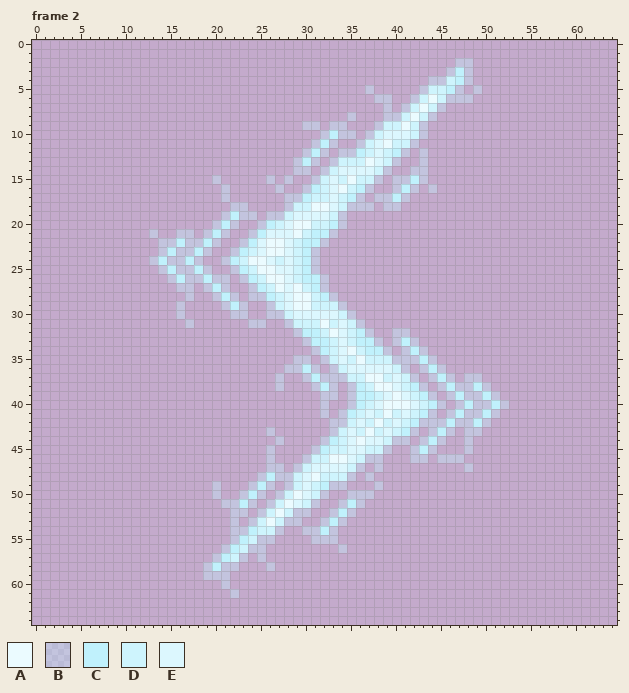
File history of a pixel-art file, resources/sprites/gui/upgrades/upgrades.aseprite. The first picture shows the starting point.
65x65 pixels, 60 frames. Colours within 5 levels of each other are drawn and written as one. Shown: frame 2. The commit also changed other frames, which this record leaves out.
Palette (. is transparent): A #ebfbff  B #c0f1fc5d  C #c0f1fc  D #cef4fd  E #dcf7fe
The result:
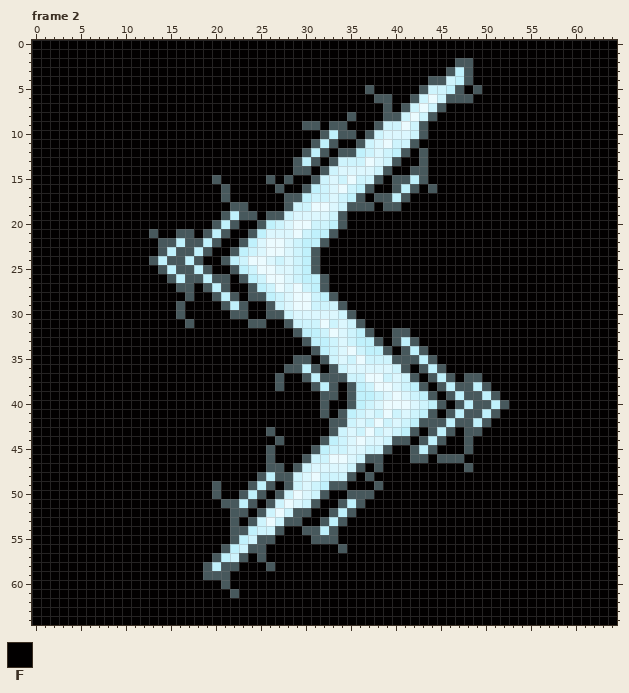
Colours new in this view: F #020000
The edit:
layer "bg" now shown
colour B: #c0f1fc5d -> #47585c
Changed rows in their new state; - is a pixel that keeps its letter.
Frame 2, layer "bg":
first column x 0:
 0 FFFFFFFFFFFFFFFFFFFFFFFFFFFFFFFFFFFFFFFFFFFFFFFFFFFFFFFFFFFFFFFFF
 1 FFFFFFFFFFFFFFFFFFFFFFFFFFFFFFFFFFFFFFFFFFFFFFFFFFFFFFFFFFFFFFFFF
 2 FFFFFFFFFFFFFFFFFFFFFFFFFFFFFFFFFFFFFFFFFFFFFFF--FFFFFFFFFFFFFFFF
 3 FFFFFFFFFFFFFFFFFFFFFFFFFFFFFFFFFFFFFFFFFFFFFF---FFFFFFFFFFFFFFFF
 4 FFFFFFFFFFFFFFFFFFFFFFFFFFFFFFFFFFFFFFFFFFFF-----FFFFFFFFFFFFFFFF
 5 FFFFFFFFFFFFFFFFFFFFFFFFFFFFFFFFFFFFF-FFFFF-----F-FFFFFFFFFFFFFFF
 6 FFFFFFFFFFFFFFFFFFFFFFFFFFFFFFFFFFFFFF--FF-------FFFFFFFFFFFFFFFF
 7 FFFFFFFFFFFFFFFFFFFFFFFFFFFFFFFFFFFFFFF-F-----FFFFFFFFFFFFFFFFFFF
 8 FFFFFFFFFFFFFFFFFFFFFFFFFFFFFFFFFFF-FFF------FFFFFFFFFFFFFFFFFFFF
 9 FFFFFFFFFFFFFFFFFFFFFFFFFFFFFF--F--FFF------FFFFFFFFFFFFFFFFFFFFF
10 FFFFFFFFFFFFFFFFFFFFFFFFFFFFFFFF----F-------FFFFFFFFFFFFFFFFFFFFF
11 FFFFFFFFFFFFFFFFFFFFFFFFFFFFFFF---FF-------FFFFFFFFFFFFFFFFFFFFFF
12 FFFFFFFFFFFFFFFFFFFFFFFFFFFFFF---F--------F-FFFFFFFFFFFFFFFFFFFFF
13 FFFFFFFFFFFFFFFFFFFFFFFFFFFFF---F--------FF-FFFFFFFFFFFFFFFFFFFFF
14 FFFFFFFFFFFFFFFFFFFFFFFFFFFFF--F--------FF--FFFFFFFFFFFFFFFFFFFFF
15 FFFFFFFFFFFFFFFFFFFF-FFFFF-F-FF--------F----FFFFFFFFFFFFFFFFFFFFF
16 FFFFFFFFFFFFFFFFFFFFF-FFFFF-FF--------FF---F-FFFFFFFFFFFFFFFFFFFF
17 FFFFFFFFFFFFFFFFFFFFF-FFFFFF---------F----FFFFFFFFFFFFFFFFFFFFFFF
18 FFFFFFFFFFFFFFFFFFFFFF--FFFF----------F--FFFFFFFFFFFFFFFFFFFFFFFF
19 FFFFFFFFFFFFFFFFFFFFF----F---------FFFFFFFFFFFFFFFFFFFFFFFFFFFFFF
20 FFFFFFFFFFFFFFFFFFFF---FF----------FFFFFFFFFFFFFFFFFFFFFFFFFFFFFF
21 FFFFFFFFFFFFF-FF--F---FF----------FFFFFFFFFFFFFFFFFFFFFFFFFFFFFFF
22 FFFFFFFFFFFFFF-------FF----------FFFFFFFFFFFFFFFFFFFFFFFFFFFFFFFF
23 FFFFFFFFFFFFFF------FF----------FFFFFFFFFFFFFFFFFFFFFFFFFFFFFFFFF
24 FFFFFFFFFFFFF------FF-----------FFFFFFFFFFFFFFFFFFFFFFFFFFFFFFFFF
25 FFFFFFFFFFFFFF------FF----------FFFFFFFFFFFFFFFFFFFFFFFFFFFFFFFFF
26 FFFFFFFFFFFFFFF-------F----------FFFFFFFFFFFFFFFFFFFFFFFFFFFFFFFF
27 FFFFFFFFFFFFFFFF--F---FF---------FFFFFFFFFFFFFFFFFFFFFFFFFFFFFFFF
28 FFFFFFFFFFFFFFFFF-FF---F----------FFFFFFFFFFFFFFFFFFFFFFFFFFFFFFF
29 FFFFFFFFFFFFFFFF-FFFF---FF---------FFFFFFFFFFFFFFFFFFFFFFFFFFFFFF
30 FFFFFFFFFFFFFFFF-FFFFF--FF----------FFFFFFFFFFFFFFFFFFFFFFFFFFFFF
31 FFFFFFFFFFFFFFFFF-FFFFFF--FF---------FFFFFFFFFFFFFFFFFFFFFFFFFFFF
32 FFFFFFFFFFFFFFFFFFFFFFFFFFFFF---------FF--FFFFFFFFFFFFFFFFFFFFFFF
33 FFFFFFFFFFFFFFFFFFFFFFFFFFFFFF---------F---FFFFFFFFFFFFFFFFFFFFFF
34 FFFFFFFFFFFFFFFFFFFFFFFFFFFFFFF---------F---FFFFFFFFFFFFFFFFFFFFF
35 FFFFFFFFFFFFFFFFFFFFFFFFFFFFF--F-------------FFFFFFFFFFFFFFFFFFFF
36 FFFFFFFFFFFFFFFFFFFFFFFFFFFF----F---------F---FFFFFFFFFFFFFFFFFFF
37 FFFFFFFFFFFFFFFFFFFFFFFFFFF-FF-------------F---F--FFFFFFFFFFFFFFF
38 FFFFFFFFFFFFFFFFFFFFFFFFFFF-FFF---F---------F------FFFFFFFFFFFFFF
39 FFFFFFFFFFFFFFFFFFFFFFFFFFFFFFFF--F----------F------FFFFFFFFFFFFF
40 FFFFFFFFFFFFFFFFFFFFFFFFFFFFFFFF-FF-----------F------FFFFFFFFFFFF
41 FFFFFFFFFFFFFFFFFFFFFFFFFFFFFFFF-F-----------F------FFFFFFFFFFFFF
42 FFFFFFFFFFFFFFFFFFFFFFFFFFFFFFFFF------------------FFFFFFFFFFFFFF
43 FFFFFFFFFFFFFFFFFFFFFFFFFF-FFFFFF----------F---F--FFFFFFFFFFFFFFF
44 FFFFFFFFFFFFFFFFFFFFFFFFFFF-FFFF----------F---FF-FFFFFFFFFFFFFFFF
45 FFFFFFFFFFFFFFFFFFFFFFFFFF-FFFF---------FF---FFF-FFFFFFFFFFFFFFFF
46 FFFFFFFFFFFFFFFFFFFFFFFFFF-FFF---------FFF--F---FFFFFFFFFFFFFFFFF
47 FFFFFFFFFFFFFFFFFFFFFFFFFF--F--------F-FFFFFFFFF-FFFFFFFFFFFFFFFF
48 FFFFFFFFFFFFFFFFFFFFFFFFF-----------F-FFFFFFFFFFFFFFFFFFFFFFFFFFF
49 FFFFFFFFFFFFFFFFFFFF-FFF---F-------FFF-FFFFFFFFFFFFFFFFFFFFFFFFFF
50 FFFFFFFFFFFFFFFFFFFF-FF---F------FF---FFFFFFFFFFFFFFFFFFFFFFFFFFF
51 FFFFFFFFFFFFFFFFFFFFF----F------FF---FFFFFFFFFFFFFFFFFFFFFFFFFFFF
52 FFFFFFFFFFFFFFFFFFFFFF--F------FF---FFFFFFFFFFFFFFFFFFFFFFFFFFFFF
53 FFFFFFFFFFFFFFFFFFFFFF-F------FF---FFFFFFFFFFFFFFFFFFFFFFFFFFFFFF
54 FFFFFFFFFFFFFFFFFFFFFF------FF----FFFFFFFFFFFFFFFFFFFFFFFFFFFFFFF
55 FFFFFFFFFFFFFFFFFFFFFF-----FFFF---FFFFFFFFFFFFFFFFFFFFFFFFFFFFFFF
56 FFFFFFFFFFFFFFFFFFFFF-----FFFFFFFF-FFFFFFFFFFFFFFFFFFFFFFFFFFFFFF
57 FFFFFFFFFFFFFFFFFFFF----F-FFFFFFFFFFFFFFFFFFFFFFFFFFFFFFFFFFFFFFF
58 FFFFFFFFFFFFFFFFFFF----FFF-FFFFFFFFFFFFFFFFFFFFFFFFFFFFFFFFFFFFFF
59 FFFFFFFFFFFFFFFFFFF---FFFFFFFFFFFFFFFFFFFFFFFFFFFFFFFFFFFFFFFFFFF
60 FFFFFFFFFFFFFFFFFFFFF-FFFFFFFFFFFFFFFFFFFFFFFFFFFFFFFFFFFFFFFFFFF
61 FFFFFFFFFFFFFFFFFFFFFF-FFFFFFFFFFFFFFFFFFFFFFFFFFFFFFFFFFFFFFFFFF
62 FFFFFFFFFFFFFFFFFFFFFFFFFFFFFFFFFFFFFFFFFFFFFFFFFFFFFFFFFFFFFFFFF
63 FFFFFFFFFFFFFFFFFFFFFFFFFFFFFFFFFFFFFFFFFFFFFFFFFFFFFFFFFFFFFFFFF
64 FFFFFFFFFFFFFFFFFFFFFFFFFFFFFFFFFFFFFFFFFFFFFFFFFFFFFFFFFFFFFFFFF
Pixel boxes of the changes (left, top, right, bottom) in both pictures:
changed: (32, 40, 617, 625)
